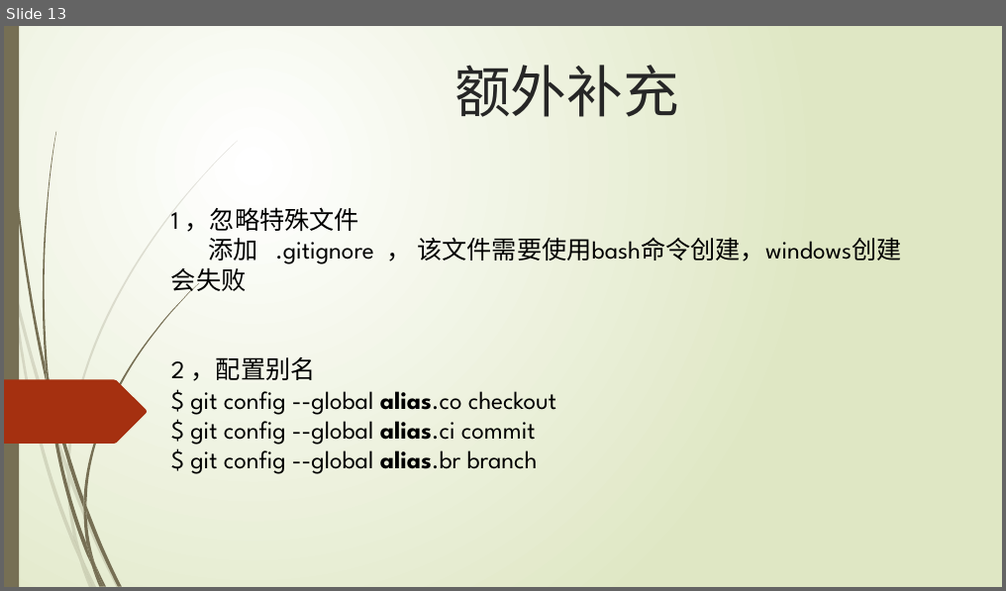
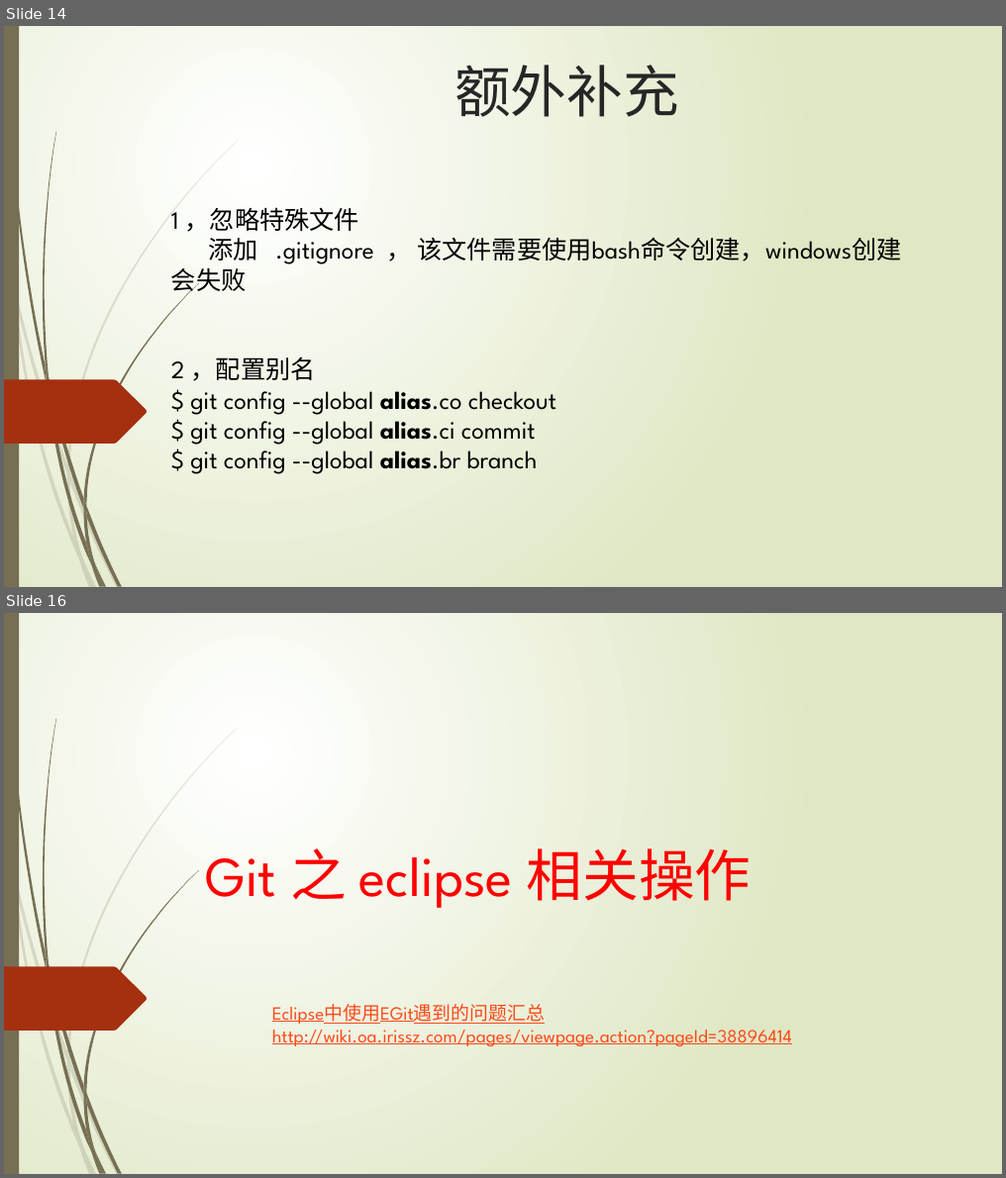
Before and after one commit to aijiangbin/test, a slide deck: git教学/git_ajb.pptx. Shown one above the other, each under a label of ours: slide 13 before the commit, slides 14 and 16 after it; the slides between them are not shown. The pictures are 1006x591 and 1006x1178 pixels, drawn with LibreOffice and Linux fonts; fonts in the diff are those of the drawing. Boxes give left, top, right and bottom in pixels: in the first picture for what was removed or moved away, otherwise in the second. Text is boxed around its words. In the diff, an @@ line names an element or a change of style, - is before the commit and + after.

```diff
--- a/git教学/git_ajb.pptx
+++ b/git教学/git_ajb.pptx
@@ slide 16 added at (x1=4, y1=613, x2=1002, y2=1174), background gradient #FFFFFF to #DFE8C4; not listed: 24 template elements that a slide beside it also shows @@
@@ title added at (x1=205, y1=849, x2=751, y2=908), 54 pt, text #FF0000 @@
+Git 之 eclipse 相关操作
@@ text added at (x1=272, y1=1004, x2=792, y2=1047), 18 pt, text #FB4A18, underline @@
+Eclipse中使用EGit遇到的问题汇总
+http://wiki.oa.irissz.com/pages/viewpage.action?pageId=38896414
@@ what was slide 13 is now slide 14 @@
```
Also in this commit, not shown: 2 slides changed, 3 other slides added, 3 slides removed.
